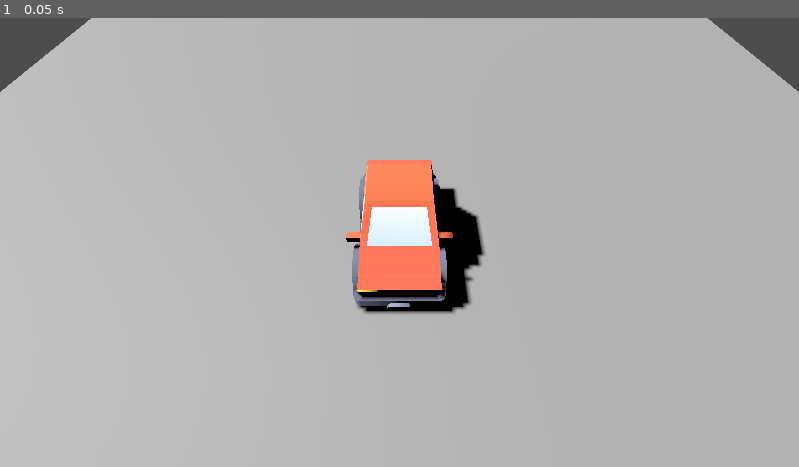
Above: before the commit, frame 1.
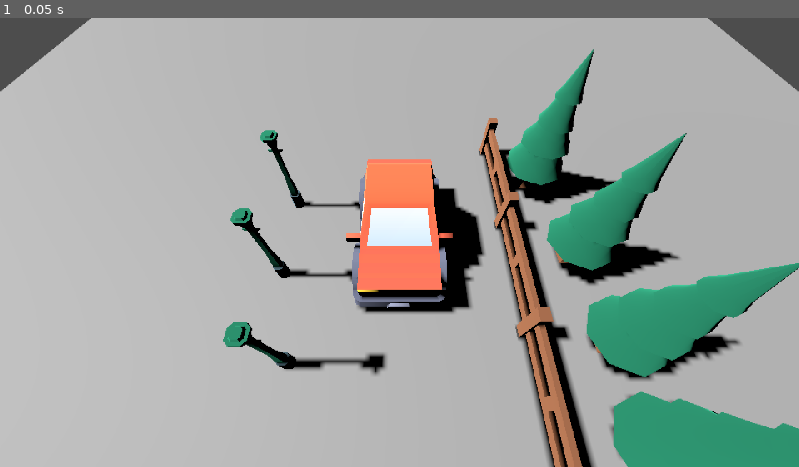
Above: after the commit, the same moment.

Repository: StudioBiwako/greenhill
Game: Godot game, scene res://levels/carShaderArtTest/CarShaderArtTest.tscn
The game is run twice, just before and just after one commit, with the same random seed, the same clock (stepped at 60 frames per second) and the same inputs. This scene is started directly instead of the project's main scene.
Inputs:
- Up to frame 1 (0.05 s): no input

The runs differ from the first frame. In frame 1, 16% of the frame differs, in the area x 0-100%, y 0-100%.

Commit message:
shader complete :D

Diff:
--- a/levels/carShaderArtTest/CarShaderArtTest.tscn
+++ b/levels/carShaderArtTest/CarShaderArtTest.tscn
@@ -1,22 +1,93 @@
-[gd_scene load_steps=4 format=3 uid="uid://dht3itt6v8jic"]
+[gd_scene load_steps=10 format=3 uid="uid://dht3itt6v8jic"]
 
 [ext_resource type="PackedScene" uid="uid://cc5tcvmhfg74c" path="res://components/Models/TestPlane/plane.tscn" id="1_7i035"]
 [ext_resource type="PackedScene" uid="uid://bhq8bb1ua5bhd" path="res://components/Models/Sedan/sedan.tscn" id="2_1t4in"]
 [ext_resource type="PackedScene" uid="uid://m8mqr5fyqgje" path="res://components/Cameras/centerCamera/CenterCamera.tscn" id="3_sg6c3"]
+[ext_resource type="Shader" path="res://levels/carShaderArtTest/pixelshadertest.gdshader" id="4_5cd0v"]
+[ext_resource type="PackedScene" uid="uid://cxacmgyxadq2k" path="res://components/Models/Trees/GLTF format/fence.glb" id="5_k4pm8"]
+[ext_resource type="PackedScene" uid="uid://bvtg2apc0jv8c" path="res://components/Models/Trees/GLTF format/tree.glb" id="6_tn2hy"]
+[ext_resource type="PackedScene" uid="uid://dskjo0p3unb6r" path="res://components/Models/Trees/GLTF format/lantern.glb" id="7_1nb3e"]
+
+[sub_resource type="ShaderMaterial" id="ShaderMaterial_knxmn"]
+render_priority = 0
+shader = ExtResource("4_5cd0v")
+shader_parameter/depth_threshold = 0.05
+shader_parameter/reverse_depth_threshold = 0.25
+shader_parameter/normal_threshold = 0.6
+shader_parameter/darken_amount = 0.3
+shader_parameter/lighten_amount = 1.5
+shader_parameter/normal_edge_bias = Vector3(1, 1, 1)
+shader_parameter/light_direction = Vector3(-0.96, -0.18, 0.2)
+
+[sub_resource type="QuadMesh" id="QuadMesh_kciu5"]
+material = SubResource("ShaderMaterial_knxmn")
+flip_faces = true
+size = Vector2(2, 2)
 
 [node name="CarShaderArtTest" type="Node3D"]
 
-[node name="DirectionalLight3D" type="DirectionalLight3D" parent="."]
+[node name="SubViewportContainer" type="SubViewportContainer" parent="."]
+texture_filter = 1
+anchors_preset = 15
+anchor_right = 1.0
+anchor_bottom = 1.0
+grow_horizontal = 2
+grow_vertical = 2
+stretch = true
+stretch_shrink = 2
+
+[node name="SubViewport" type="SubViewport" parent="SubViewportContainer"]
+handle_input_locally = false
+size = Vector2i(960, 540)
+render_target_update_mode = 4
+
+[node name="DirectionalLight3D" type="DirectionalLight3D" parent="SubViewportContainer/SubViewport"]
 transform = Transform3D(1, 0, 0, 0, 0.643723, 0.765259, 0, -0.765259, 0.643723, 0, 17.4458, 19.0313)
 light_energy = 2.0
 shadow_enabled = true
 
-[node name="Ground" parent="." instance=ExtResource("1_7i035")]
+[node name="Ground" parent="SubViewportContainer/SubViewport" instance=ExtResource("1_7i035")]
 transform = Transform3D(1, 0, 0, 0, 1, 0, 0, 0, 1, 2.08165e-12, 2.08165e-12, 2.08165e-12)
 
-[node name="sedan" parent="." instance=ExtResource("2_1t4in")]
+[node name="sedan" parent="SubViewportContainer/SubViewport" instance=ExtResource("2_1t4in")]
 transform = Transform3D(-4.37114e-08, 3.48787e-16, 1, 3.48787e-16, 1, -3.48787e-16, -1, 3.48787e-16, -4.37114e-08, 2.08165e-12, 2.08165e-12, 2.08165e-12)
 
-[node name="CenterCamera3D" parent="." node_paths=PackedStringArray("centerObject") instance=ExtResource("3_sg6c3")]
+[node name="CenterCamera3D" parent="SubViewportContainer/SubViewport" node_paths=PackedStringArray("centerObject") instance=ExtResource("3_sg6c3")]
 transform = Transform3D(1, 0, 0, 0, 1, 0, 0, 0, 1, -3.53852, 0.0146324, 2.58451)
 centerObject = NodePath("../sedan")
+
+[node name="MeshInstance3D" type="MeshInstance3D" parent="SubViewportContainer/SubViewport/CenterCamera3D"]
+transform = Transform3D(1, 0, 0, 0, 1, 0, 0, 0, 1, 3.53852, -0.0146324, -2.58451)
+extra_cull_margin = 16384.0
+mesh = SubResource("QuadMesh_kciu5")
+skeleton = NodePath("../..")
+
+[node name="fence2" parent="." instance=ExtResource("5_k4pm8")]
+transform = Transform3D(-8.74228e-08, 6.97574e-16, 2, 6.97574e-16, 2, -6.97574e-16, -2, 6.97574e-16, -8.74228e-08, -1.30296, 0.0146324, -2.69429)
+
+[node name="fence2" parent="fence2" instance=ExtResource("5_k4pm8")]
+transform = Transform3D(1, -3.48787e-16, 0, 3.48787e-16, 1, -3.48787e-16, 0, 3.48787e-16, 1, 0, 0, 0.934975)
+
+[node name="fence2" parent="fence2/fence2" instance=ExtResource("5_k4pm8")]
+transform = Transform3D(1, -3.48787e-16, 0, 3.48787e-16, 1, -3.48787e-16, 0, 3.48787e-16, 1, 0, 0, 0.934975)
+
+[node name="tree2" parent="." instance=ExtResource("6_tn2hy")]
+transform = Transform3D(1, 0, 0, 0, 1, 0, 0, 0, 1, -1.35699, 0.0146324, -2.43059)
+
+[node name="tree3" parent="." instance=ExtResource("6_tn2hy")]
+transform = Transform3D(1, 0, 0, 0, 1, 0, 0, 0, 1, 0.265294, 0.0146324, -2.74395)
+
+[node name="tree4" parent="." instance=ExtResource("6_tn2hy")]
+transform = Transform3D(1, 0, 0, 0, 1, 0, 0, 0, 1, 1.65662, 0.0146324, -2.87604)
+
+[node name="tree5" parent="." instance=ExtResource("6_tn2hy")]
+transform = Transform3D(1, 0, 0, 0, 1, 0, 0, 0, 1, 2.82609, 0.0146324, -2.76996)
+
+[node name="lantern2" parent="." instance=ExtResource("7_1nb3e")]
+transform = Transform3D(1, 0, 0, 0, 1, 0, 0, 0, 1, -0.825041, 0.0146324, 1.84336)
+
+[node name="lantern3" parent="." instance=ExtResource("7_1nb3e")]
+transform = Transform3D(1, 0, 0, 0, 1, 0, 0, 0, 1, 0.591936, 0.0146324, 1.82642)
+
+[node name="lantern4" parent="." instance=ExtResource("7_1nb3e")]
+transform = Transform3D(1, 0, 0, 0, 1, 0, 0, 0, 1, 1.93273, 0.0146324, 1.48485)
--- /dev/null
+++ b/levels/carShaderArtTest/pixelation.tres
@@ -0,0 +1,94 @@
+[gd_resource type="VisualShader" load_steps=7 format=3 uid="uid://oh61y44h6e0p"]
+
+[sub_resource type="VisualShaderNodeInput" id="VisualShaderNodeInput_kut64"]
+output_port_for_preview = 0
+input_name = "uv"
+
+[sub_resource type="VisualShaderNodeFloatParameter" id="VisualShaderNodeFloatParameter_cxjbm"]
+parameter_name = "Pixelator"
+hint = 2
+min = 256.0
+max = 512.0
+step = 2.0
+default_value_enabled = true
+default_value = 5.0
+
+[sub_resource type="VisualShaderNodeVectorOp" id="VisualShaderNodeVectorOp_bl2hi"]
+output_port_for_preview = 0
+default_input_values = [0, Vector2(0, 0), 1, Vector2(0, 0)]
+op_type = 0
+operator = 2
+
+[sub_resource type="VisualShaderNodeVectorFunc" id="VisualShaderNodeVectorFunc_hrffy"]
+output_port_for_preview = 0
+default_input_values = [0, Vector2(0, 0)]
+op_type = 0
+function = 17
+
+[sub_resource type="VisualShaderNodeVectorOp" id="VisualShaderNodeVectorOp_wtp4v"]
+output_port_for_preview = 0
+default_input_values = [0, Vector2(0, 0), 1, Vector2(0, 0)]
+op_type = 0
+operator = 3
+
+[sub_resource type="VisualShaderNodeTexture" id="VisualShaderNodeTexture_olqao"]
+source = 1
+
+[resource]
+code = "shader_type canvas_item;
+render_mode blend_mix;
+
+uniform float Pixelator : hint_range(256, 512, 2) = 5;
+uniform sampler2D screen_tex_frg_7 : hint_screen_texture;
+
+
+
+void fragment() {
+// Input:2
+	vec2 n_out2p0 = UV;
+
+
+// FloatParameter:3
+	float n_out3p0 = Pixelator;
+
+
+// VectorOp:4
+	vec2 n_out4p0 = n_out2p0 * vec2(n_out3p0);
+
+
+// VectorFunc:5
+	vec2 n_out5p0 = floor(n_out4p0);
+
+
+// VectorOp:6
+	vec2 n_out6p0 = n_out5p0 / vec2(n_out3p0);
+
+
+	vec4 n_out7p0;
+// Texture2D:7
+	n_out7p0 = texture(screen_tex_frg_7, n_out6p0);
+
+
+// Output:0
+	COLOR.rgb = vec3(n_out7p0.xyz);
+
+
+}
+"
+graph_offset = Vector2(-74.4681, -144.432)
+mode = 1
+flags/light_only = false
+nodes/fragment/0/position = Vector2(2060, -60)
+nodes/fragment/2/node = SubResource("VisualShaderNodeInput_kut64")
+nodes/fragment/2/position = Vector2(-280, -160)
+nodes/fragment/3/node = SubResource("VisualShaderNodeFloatParameter_cxjbm")
+nodes/fragment/3/position = Vector2(-280, 440)
+nodes/fragment/4/node = SubResource("VisualShaderNodeVectorOp_bl2hi")
+nodes/fragment/4/position = Vector2(500, -200)
+nodes/fragment/5/node = SubResource("VisualShaderNodeVectorFunc_hrffy")
+nodes/fragment/5/position = Vector2(860, -200)
+nodes/fragment/6/node = SubResource("VisualShaderNodeVectorOp_wtp4v")
+nodes/fragment/6/position = Vector2(1320, 280)
+nodes/fragment/7/node = SubResource("VisualShaderNodeTexture_olqao")
+nodes/fragment/7/position = Vector2(1690.24, -119.206)
+nodes/fragment/connections = PackedInt32Array(3, 0, 4, 1, 2, 0, 4, 0, 4, 0, 5, 0, 5, 0, 6, 0, 3, 0, 6, 1, 6, 0, 7, 0, 7, 0, 0, 0)
--- /dev/null
+++ b/levels/carShaderArtTest/pixelshadertest.gdshader
@@ -0,0 +1,90 @@
+shader_type spatial;
+render_mode unshaded;
+
+uniform sampler2D screen_texture : source_color, hint_screen_texture, filter_nearest;
+uniform sampler2D depth_texture : source_color, hint_depth_texture, filter_nearest;
+uniform sampler2D normal_texture : source_color, hint_normal_roughness_texture, filter_nearest;
+
+uniform float depth_threshold : hint_range(0, 1) = 0.05;
+uniform float reverse_depth_threshold : hint_range(0, 1) = 0.25;
+uniform float normal_threshold : hint_range(0, 1) = 0.6;
+
+uniform float darken_amount : hint_range(0, 1, 0.01) = 0.3;
+uniform float lighten_amount : hint_range(0, 10, 0.01) = 1.5;
+
+uniform vec3 normal_edge_bias = vec3(1, 1, 1);
+uniform vec3 light_direction = vec3(-0.96, -0.18, 0.2);
+
+float get_depth(vec2 screen_uv, mat4 inv_projection_matrix) {
+	float depth = texture(depth_texture, screen_uv).r;
+	vec3 ndc = vec3(screen_uv * 2.0 - 1.0, depth);
+	vec4 view = inv_projection_matrix * vec4(ndc, 1.0);
+	view.xyz /= view.w;
+	return -view.z;
+}
+
+void vertex() {
+	POSITION = vec4(VERTEX, 1.0);
+}
+
+void fragment() {
+	float depth = get_depth(SCREEN_UV, INV_PROJECTION_MATRIX);
+	vec3 normal = texture(normal_texture, SCREEN_UV).xyz * 2.0 - 1.0;
+	vec2 texel_size = 1.0 / VIEWPORT_SIZE.xy;
+
+	vec2 uvs[4];
+	uvs[0] = vec2(SCREEN_UV.x, min(1.0 - 0.001, SCREEN_UV.y + texel_size.y));
+	uvs[1] = vec2(SCREEN_UV.x, max(0.0, SCREEN_UV.y - texel_size.y));
+	uvs[2] = vec2(min(1.0 - 0.001, SCREEN_UV.x + texel_size.x), SCREEN_UV.y);
+	uvs[3] = vec2(max(0.0, SCREEN_UV.x - texel_size.x), SCREEN_UV.y);
+
+	float depth_diff = 0.0;
+	float depth_diff_reversed = 0.0;
+	float nearest_depth = depth;
+	vec2 nearest_uv = SCREEN_UV;
+
+	float normal_sum = 0.0;
+	for (int i = 0; i < 4; i++) {
+		float d = get_depth(uvs[i], INV_PROJECTION_MATRIX);
+		depth_diff += depth - d;
+		depth_diff_reversed += d - depth;
+
+		if (d < nearest_depth) {
+			nearest_depth = d;
+			nearest_uv = uvs[i];
+		}
+
+		vec3 n = texture(normal_texture, uvs[i]).xyz * 2.0 - 1.0;
+		vec3 normal_diff = normal - n;
+
+		// Edge pixels should yield to the normal closest to the bias direction
+		float normal_bias_diff = dot(normal_diff, normal_edge_bias);
+		float normal_indicator = smoothstep(-0.01, 0.01, normal_bias_diff);
+
+		normal_sum += dot(normal_diff, normal_diff) * normal_indicator;
+	}
+	float depth_edge = step(depth_threshold, depth_diff);
+
+	// The reverse depth sum produces depth lines inside of the object, but they don't look as nice as the normal depth_diff
+	// Instead, we can use this value to mask the normal edge along the outside of the object
+	float reverse_depth_edge = step(reverse_depth_threshold, depth_diff_reversed);
+
+	float indicator = sqrt(normal_sum);
+	float normal_edge = step(normal_threshold, indicator - reverse_depth_edge);
+
+	vec3 original = texture(screen_texture, SCREEN_UV).rgb;
+	vec3 nearest = texture(screen_texture, nearest_uv).rgb;
+
+	mat3 view_to_world_normal_mat = mat3(
+            INV_VIEW_MATRIX[0].xyz,
+            INV_VIEW_MATRIX[1].xyz,
+            INV_VIEW_MATRIX[2].xyz
+	);
+	float ld = dot((view_to_world_normal_mat * normal), normalize(light_direction));
+
+	vec3 depth_col = nearest * darken_amount;
+	vec3 normal_col = original * (ld > 0.0 ? darken_amount : lighten_amount);
+	vec3 edge_mix = mix(normal_col, depth_col, depth_edge);
+
+	ALBEDO = mix(original, edge_mix, (depth_edge > 0.0 ? depth_edge : normal_edge));
+}
